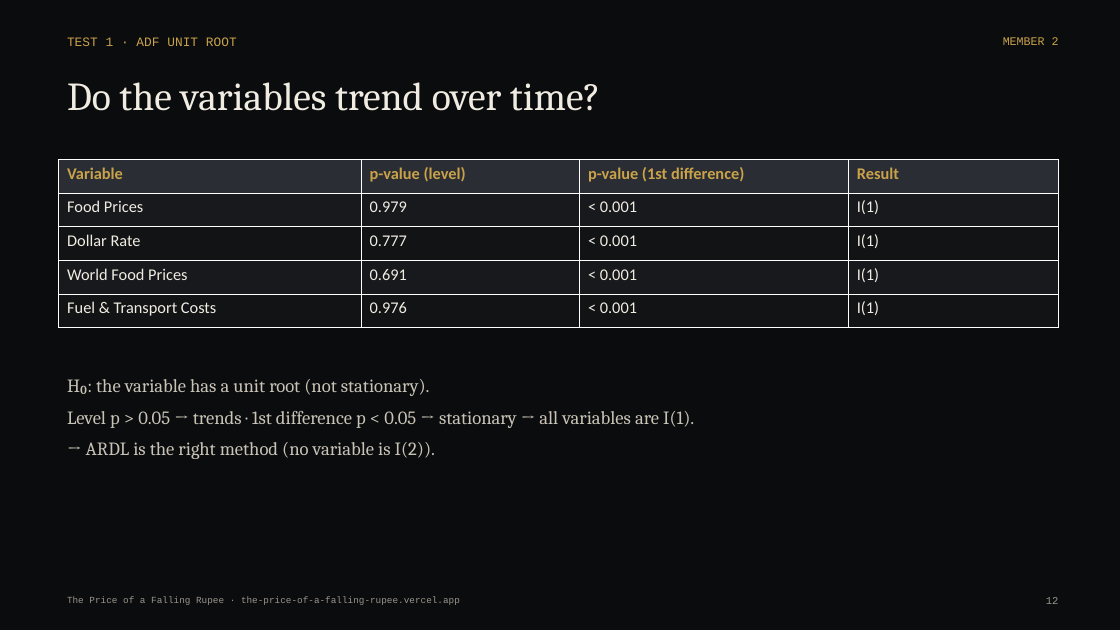
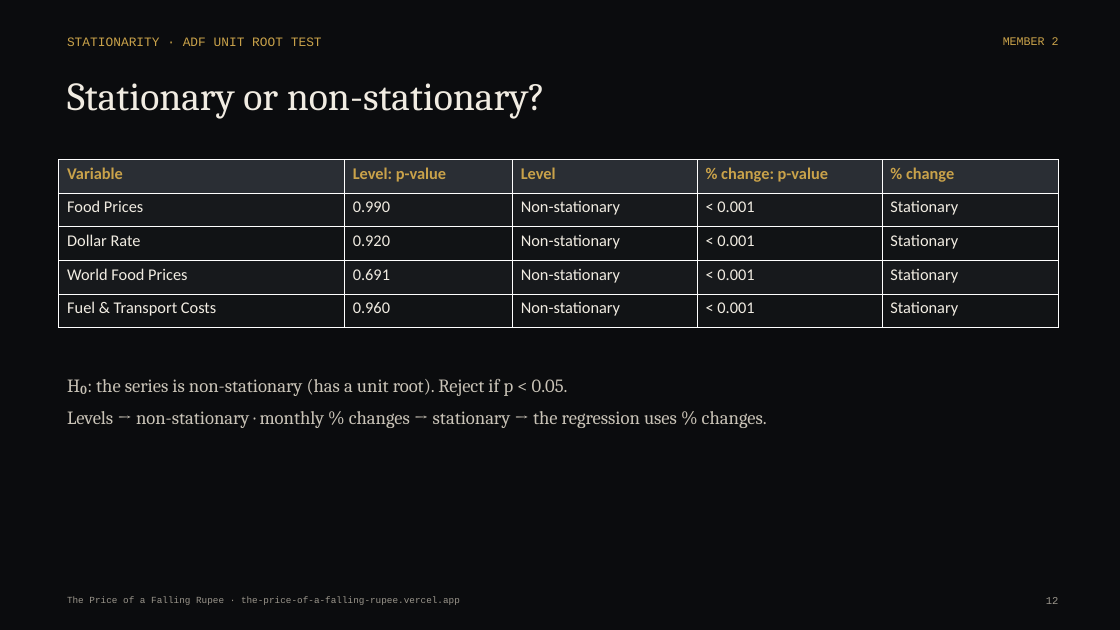
Before and after one commit to ruufaayl/fallingrupee, a slide deck: slide 12 of presentation/The_Price_of_a_Falling_Rupee_Deck.pptx. Drawn at 1120x630 pixels with LibreOffice and Linux fonts; fonts in the diff are those of the drawing. Boxes give left, top, right and bottom in pixels: in the first picture for what was removed or moved away, otherwise in the second. Text is boxed around its words. In the diff, an @@ line names an element or a change of style, - is before the commit and + after.

```diff
--- a/presentation/The_Price_of_a_Falling_Rupee_Deck.pptx
+++ b/presentation/The_Price_of_a_Falling_Rupee_Deck.pptx
@@ text at (67,37,322,46): text changed @@
-TEST 1 · ADF UNIT ROOT
+STATIONARITY · ADF UNIT ROOT TEST
@@ text at (67,83,545,119): text changed @@
-Do the variables trend over time?
+Stationary or non-stationary?
@@ table at (59,160,1059,328) @@
-column 2: p-value (level) | 0.979 | 0.777 | 0.691 | 0.976
-column 3: p-value (1st difference) | < 0.001 | < 0.001 | < 0.001 | < 0.001
-column 4: Result | I(1) | I(1) | I(1) | I(1)
+column 2: Level: p-value | 0.990 | 0.920 | 0.691 | 0.960
+column 3: Level | Non-stationary | Non-stationary | Non-stationary | Non-stationary
+column 4: % change: p-value | < 0.001 | < 0.001 | < 0.001 | < 0.001
+column 5: % change | Stationary | Stationary | Stationary | Stationary
@@ text at (67,379,767,428): text changed @@
-H₀: the variable has a unit root (not stationary).
-Level p > 0.05 → trends · 1st difference p < 0.05 → stationary → all variables are I(1).
-→ ARDL is the right method (no variable is I(2)).
+H₀: the series is non-stationary (has a unit root). Reject if p < 0.05.
+Levels → non-stationary · monthly % changes → stationary → the regression uses % changes.
```
Also in this commit, not shown: 15 other slides changed, 4 slides added, 3 slides removed, 34 other files.
